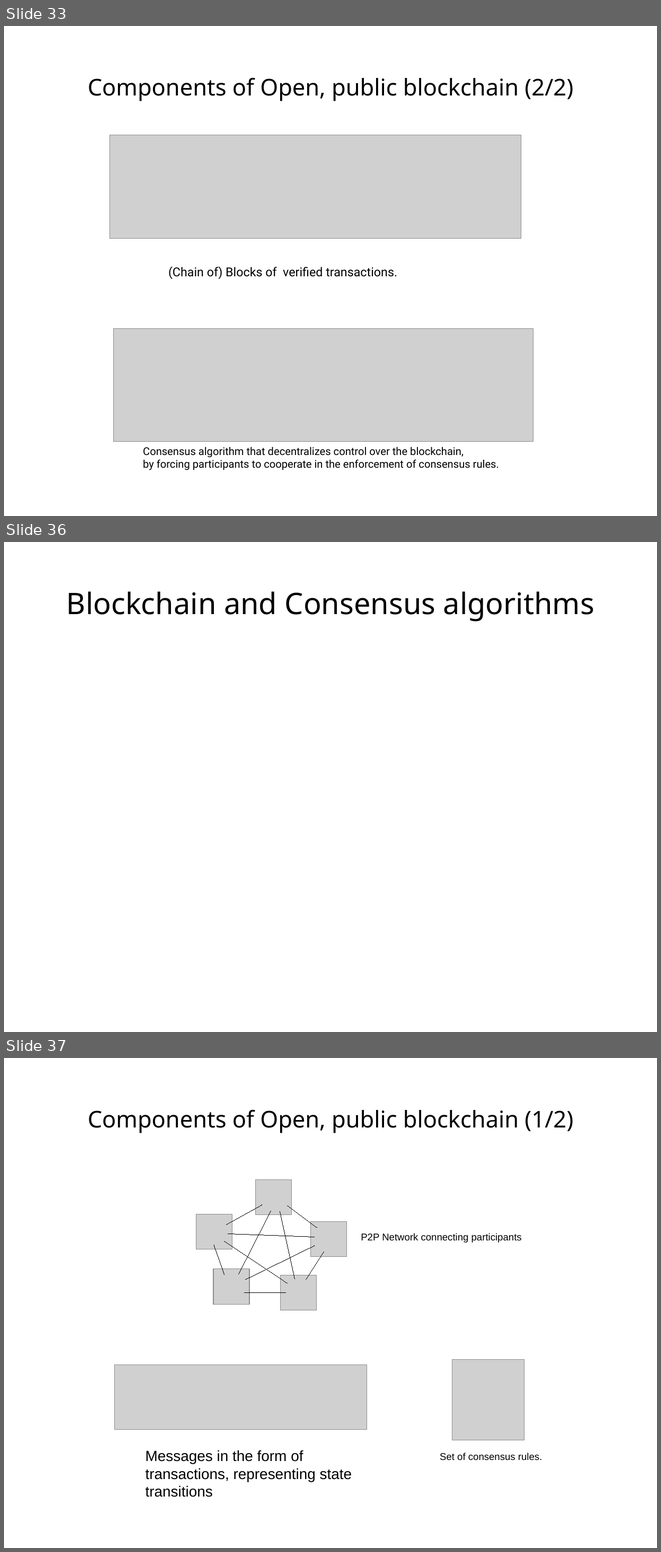
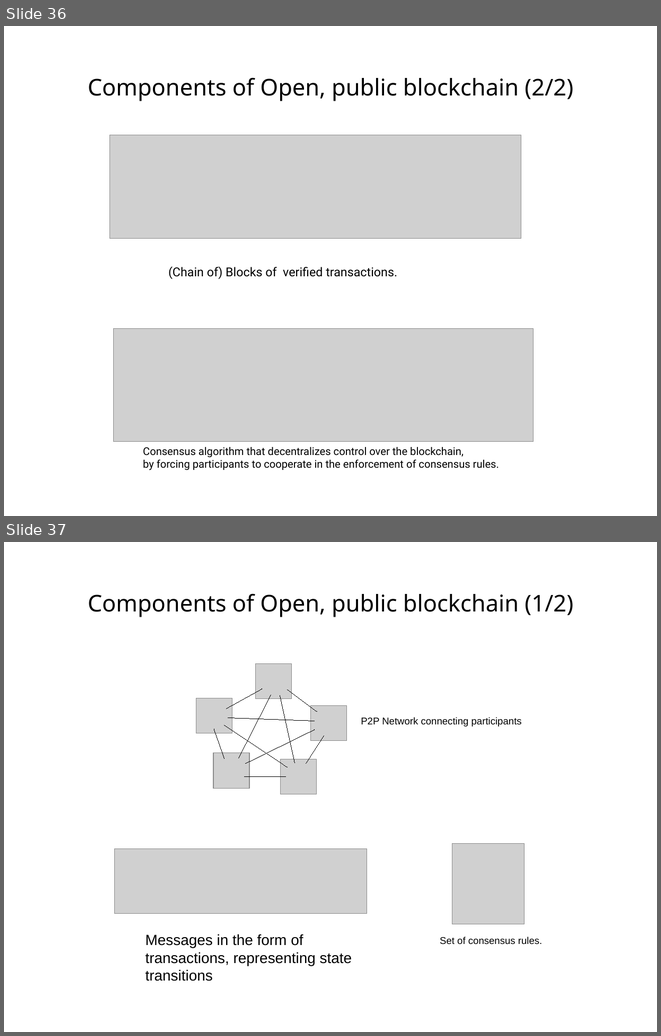
Before and after one commit to s2-t2/blockchain_reputation_system, a slide deck: documents/Presentation/Presentationv1.odp. Shown one above the other, each under a label of ours: slides 33, 36 and 37 before the commit, slides 36 and 37 after it; the slides between them are not shown. The pictures are 661x1552 and 661x1036 pixels, drawn with LibreOffice and Linux fonts; fonts in the diff are those of the drawing; grey boxes stand for pictures. Boxes give left, top, right and bottom in pixels: in the first picture for what was removed or moved away, otherwise in the second. Text is boxed around its words. In the diff, an @@ line names an element or a change of style, - is before the commit and + after.

```diff
--- a/documents/Presentation/Presentationv1.odp
+++ b/documents/Presentation/Presentationv1.odp
@@ slide 36 removed at (4, 542, 657, 1032), background #FFFFFF @@
@@ title removed at (67, 591, 594, 622) @@
-Blockchain and Consensus algorithms
@@ what was slide 33 is now slide 36 @@
```
Also in this commit, not shown: 6 slides changed, 3 slides added, 2 other slides removed, 3 other files.
